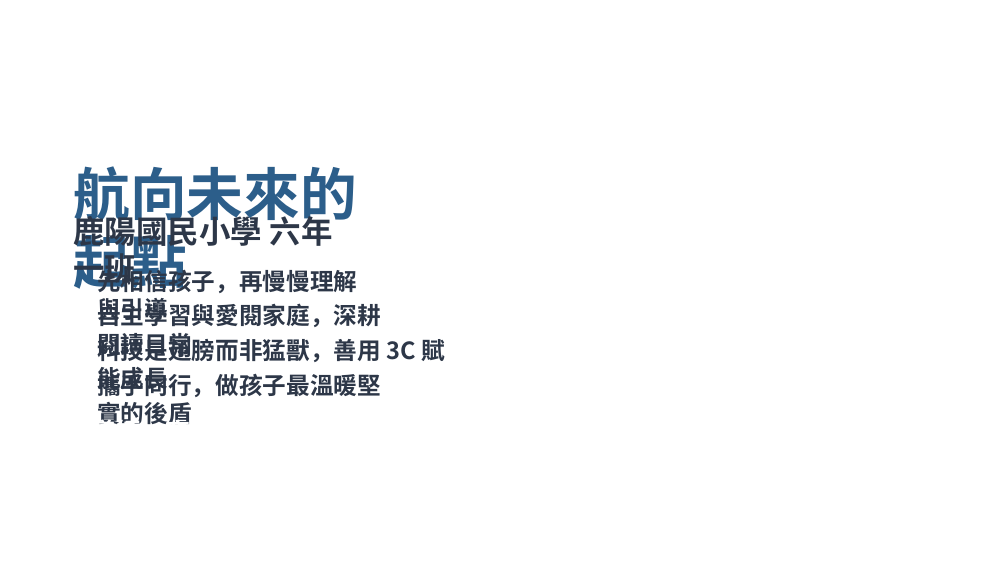
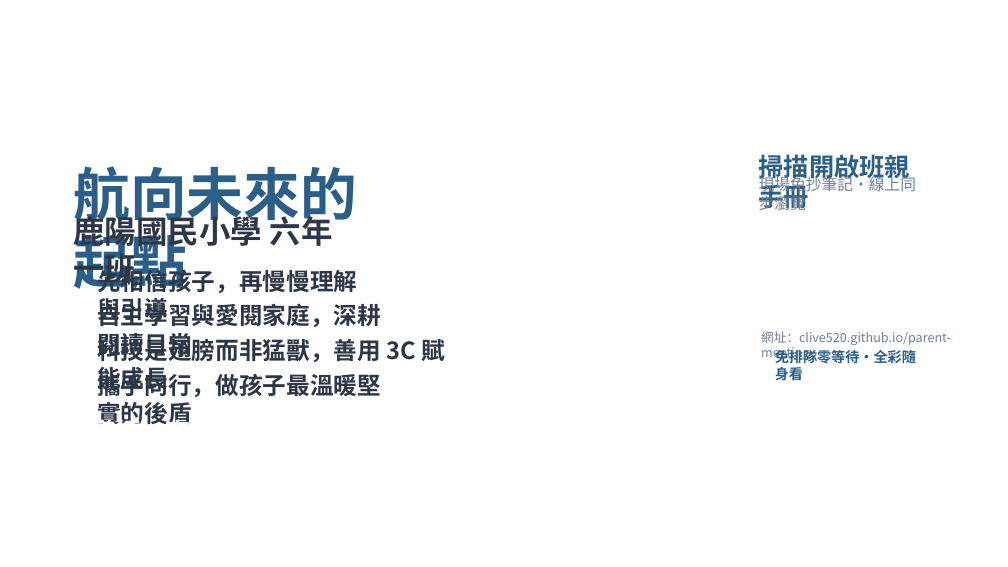
Before and after one commit to clive520/parent-meeting, a slide deck: slide 1 of 六年一班班親會_全套簡報.pptx. Drawn at 1008x567 pixels with LibreOffice and Linux fonts; fonts in the diff are those of the drawing; background and template pictures are left out. Boxes give left, top, right and bottom in pixels: in the first picture for what was removed or moved away, otherwise in the second. Text is boxed around its words. In the diff, an @@ line names an element or a change of style, - is before the commit and + after.

```diff
--- a/六年一班班親會_全套簡報.pptx
+++ b/六年一班班親會_全套簡報.pptx
@@ text added at box(759, 150, 951, 345), 16.5 pt, text #FFFFFF, bold @@
+班親專屬網站
@@ text added at box(759, 150, 910, 213), 24 pt, text #2C5E8A, bold @@
+掃描開啟班親手冊
@@ text added at box(759, 174, 916, 214), 15 pt, text #718096 @@
+現場免抄筆記・線上同步瀏覽
@@ text added at box(761, 331, 951, 361), 12 pt, text #718096 @@
+網址：clive520.github.io/parent-meeting
@@ text added at box(775, 348, 916, 380), 13.5 pt, text #2C5E8A, bold @@
+免排隊零等待・全彩隨身看
```
Also in this commit, not shown: 1 other slide changed, 10 other files.
